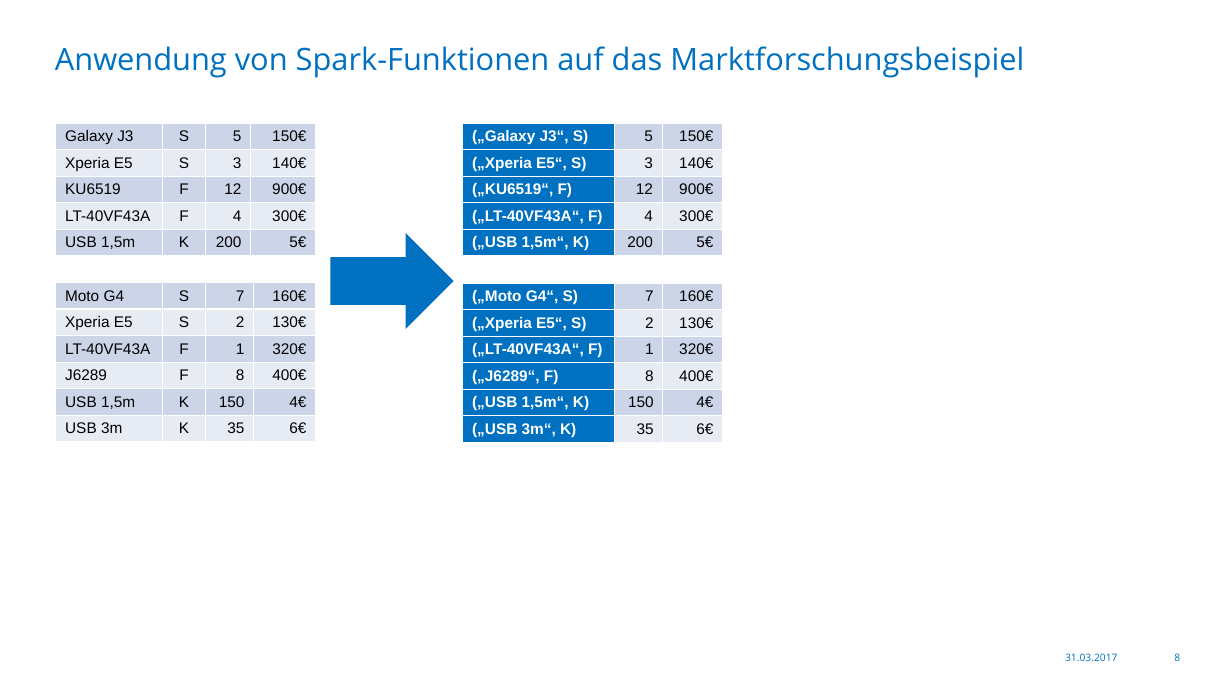
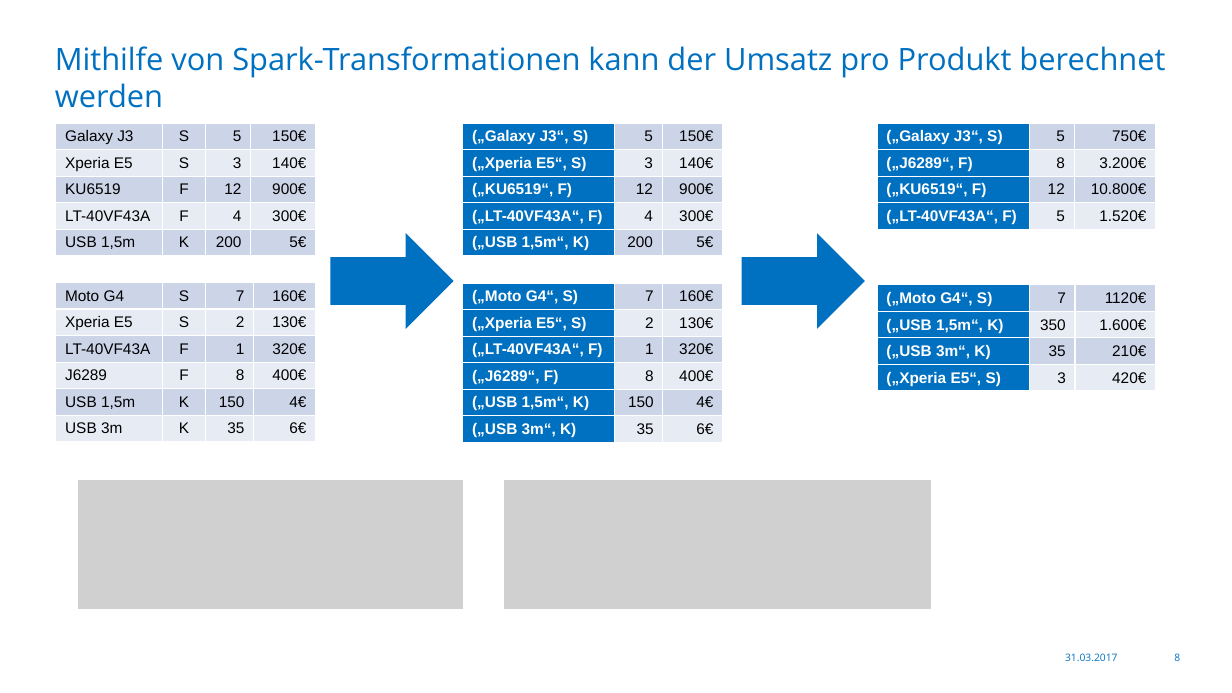
Before and after one commit to Skamandros/jug-saxony-workshop, a slide deck: slide 8 of src/slides/resources/2017-03-31-JUG-Saxony-Workshop-de.pptx. Drawn at 1232x693 pixels with LibreOffice and Linux fonts; fonts in the diff are those of the drawing; grey boxes stand for pictures; background and template pictures are left out. Boxes give left, top, right and bottom in pixels: in the first picture for what was removed or moved away, otherwise in the second. Text is boxed around its words. In the diff, an @@ line names an element or a change of style, - is before the commit and + after.

```diff
--- a/src/slides/resources/2017-03-31-JUG-Saxony-Workshop-de.pptx
+++ b/src/slides/resources/2017-03-31-JUG-Saxony-Workshop-de.pptx
@@ title at (55, 46, 1165, 78): text changed @@
-Anwendung von Spark-Funktionen auf das Marktforschungsbeispiel
+Mithilfe von Spark-Transformationen kann der Umsatz pro Produkt berechnet werden
@@ table added at (877, 123, 1155, 234), 4 rows, 3 columns @@
+(„Galaxy J3“, S) | 5 | 750€
+(„J6289“, F) | 8 | 3.200€
+(„KU6519“, F) | 12 | 10.800€
+(„LT-40VF43A“, F) | 5 | 1.520€
@@ right arrow added at (742, 233, 865, 329), fill #0070C0 @@
@@ table added at (877, 285, 1155, 396), 4 rows, 3 columns @@
+(„Moto G4“, S) | 7 | 1120€
+(„USB 1,5m“, K) | 350 | 1.600€
+(„USB 3m“, K) | 35 | 210€
+(„Xperia E5“, S) | 3 | 420€
@@ picture added at (78, 480, 463, 609) @@
@@ picture added at (504, 480, 932, 609) @@
```
Also in this commit, not shown: 1 slide added.
